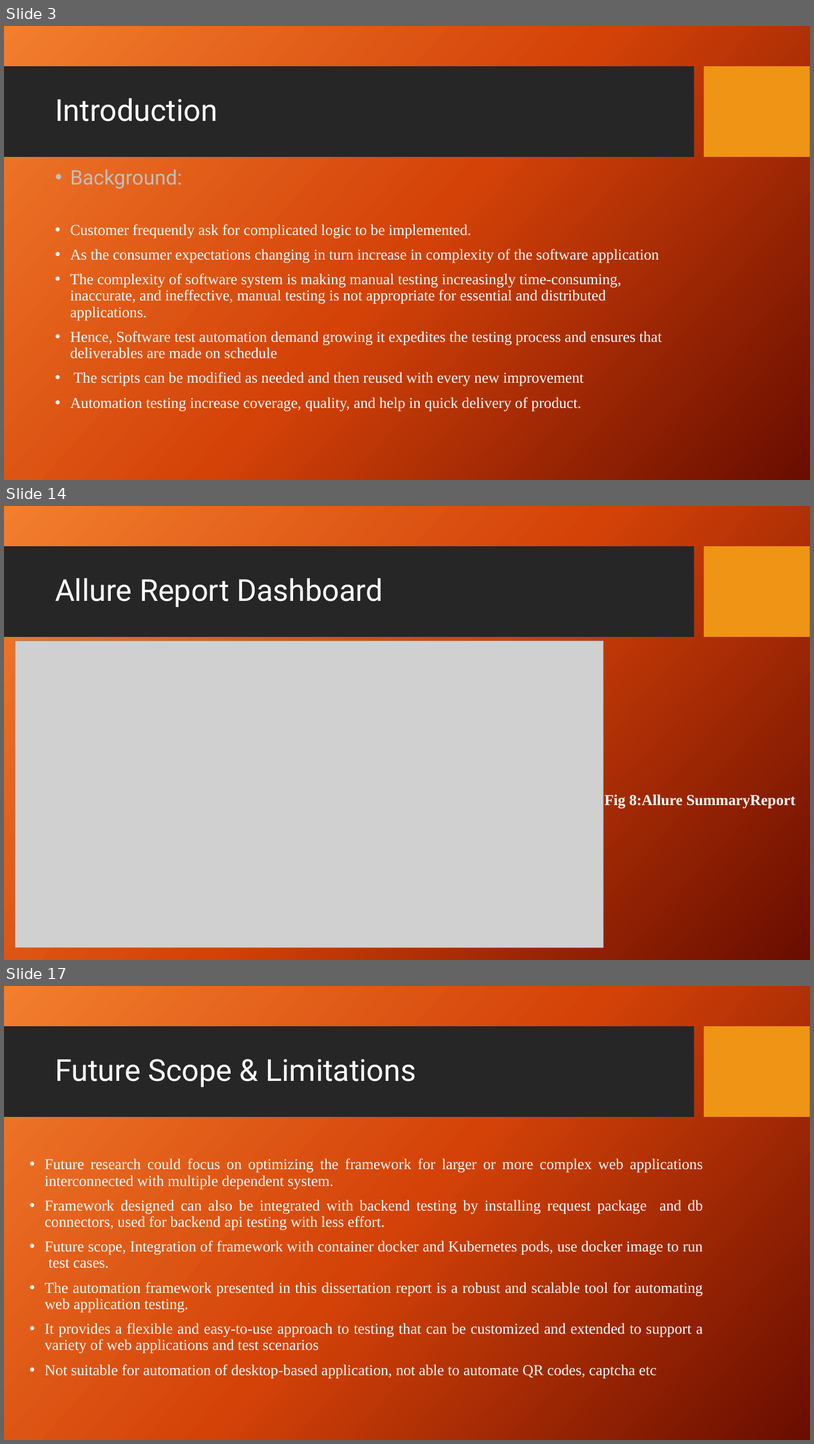
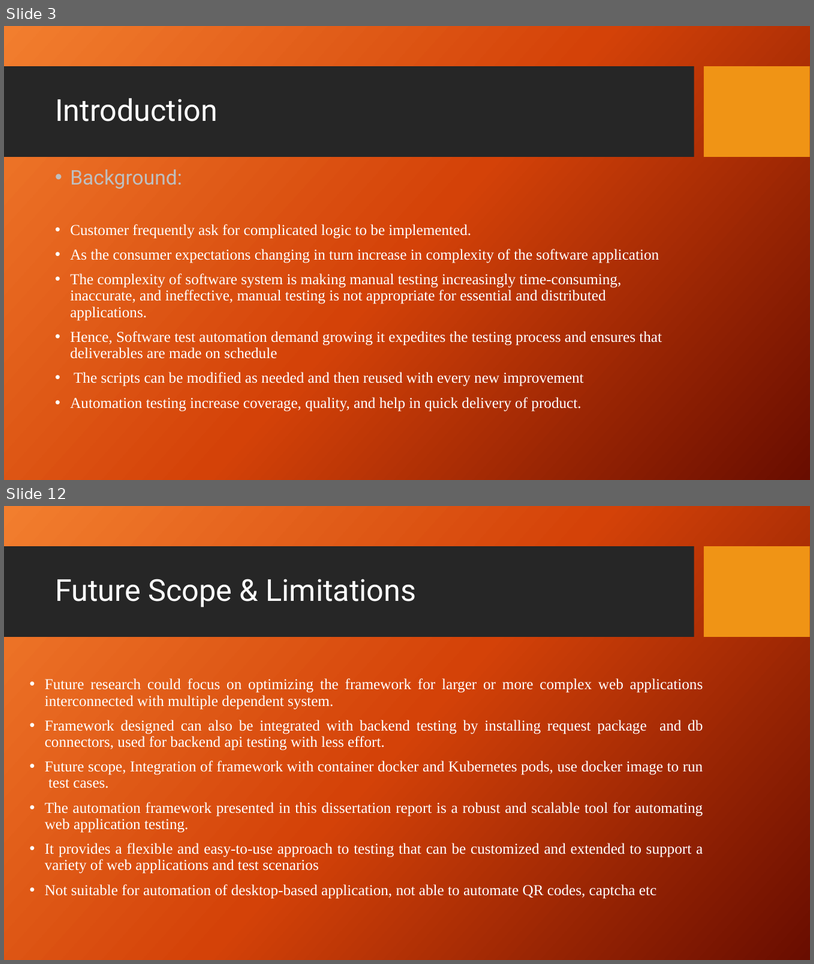
Before and after one commit to ShelkeAkshay-2022mt93331/dissertation, a slide deck: 7_Reports/3_Final_PPT/2022mt93331.pptx. Shown one above the other, each under a label of ours: slides 3, 14 and 17 before the commit, slides 3 and 12 after it; the slides between them are not shown. The pictures are 814x1444 and 814x964 pixels, drawn with LibreOffice and Linux fonts; fonts in the diff are those of the drawing; grey boxes stand for pictures; background and template pictures are left out. Boxes give left, top, right and bottom in pixels: in the first picture for what was removed or moved away, otherwise in the second. Text is boxed around its words. In the diff, an @@ line names an element or a change of style, - is before the commit and + after.

```diff
--- a/7_Reports/3_Final_PPT/2022mt93331.pptx
+++ b/7_Reports/3_Final_PPT/2022mt93331.pptx
@@ slide 14 removed at bbox=[4, 506, 810, 960], background picture (left out); not listed: 2 template elements that a slide beside it also shows @@
@@ title removed at bbox=[55, 578, 383, 607] @@
-Allure Report Dashboard
@@ picture removed at bbox=[15, 641, 604, 948] @@
@@ text removed at bbox=[605, 794, 796, 808] @@
-Fig 8:Allure SummaryReport
@@ what was slide 17 is now slide 12 @@
```
Also in this commit, not shown: 6 slides changed, 4 slides added, 8 other slides removed.
